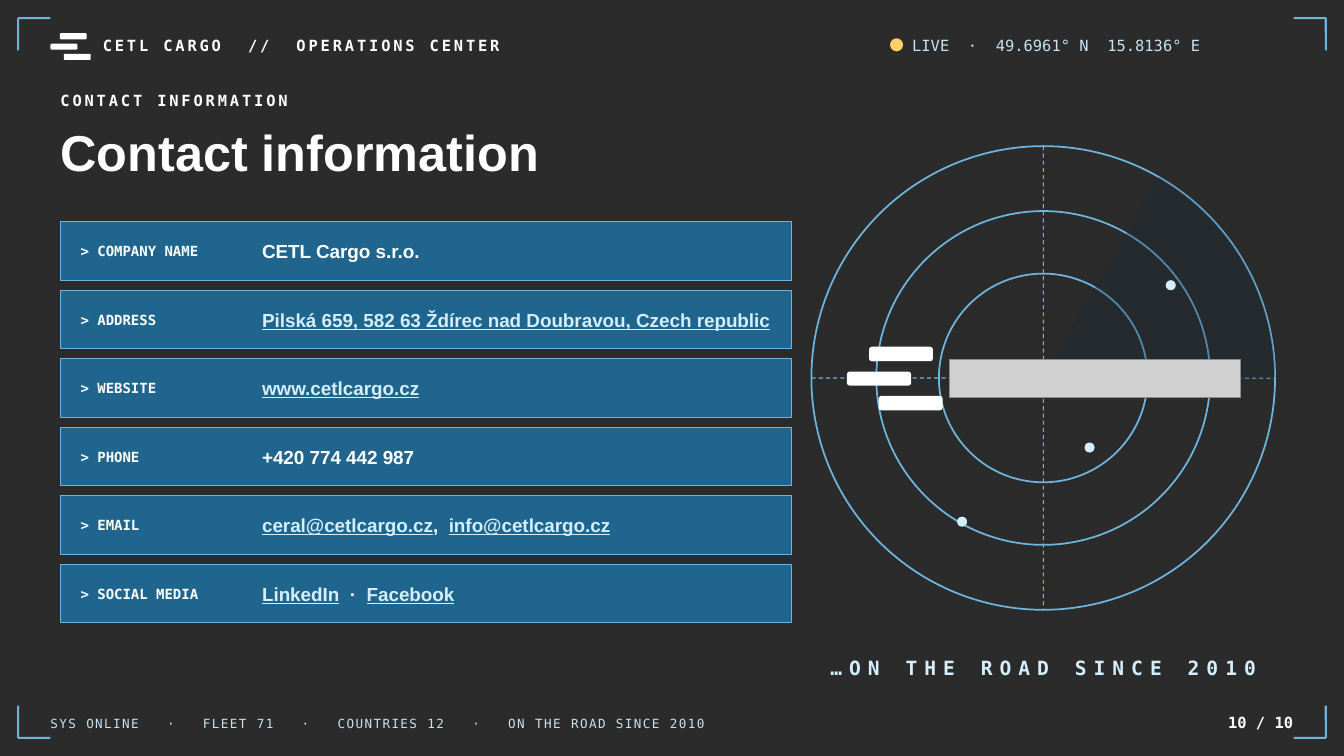
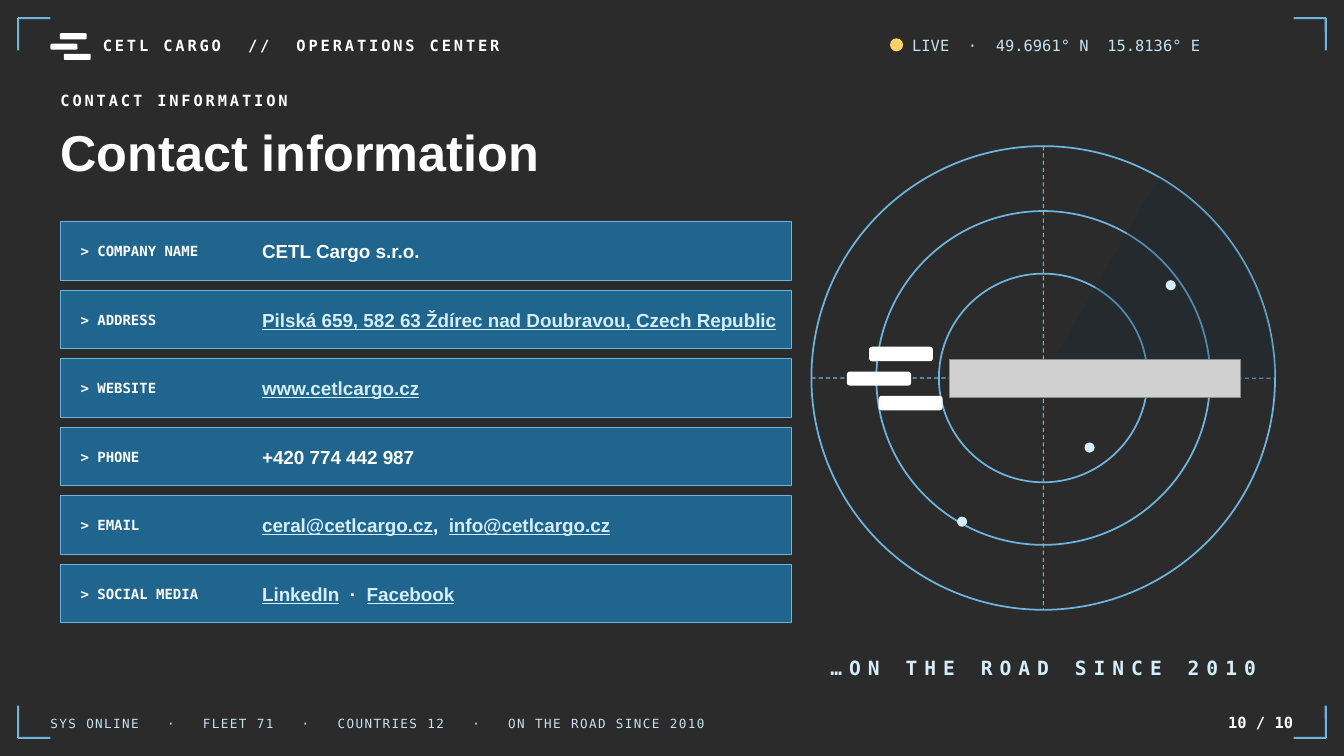
Before and after one commit to Jakub709/cetl_rozcestnik, a slide deck: slide 10 of ke-stazeni/prezentace/CETL_CARGO_puvodni_obsah_svetle_modra.pptx. Drawn at 1344x756 pixels with LibreOffice and Linux fonts; fonts in the diff are those of the drawing; grey boxes stand for pictures; background and template pictures are left out; a plain dark background stands for a picture behind light text. Boxes give left, top, right and bottom in pixels: in the first picture for what was removed or moved away, otherwise in the second. Text is boxed around its words. In the diff, an @@ line names an element or a change of style, - is before the commit and + after.

```diff
--- a/ke-stazeni/prezentace/CETL_CARGO_puvodni_obsah_svetle_modra.pptx
+++ b/ke-stazeni/prezentace/CETL_CARGO_puvodni_obsah_svetle_modra.pptx
@@ text at box(262, 312, 776, 331): text changed @@
-Pilská 659, 582 63 Ždírec nad Doubravou, Czech republic
+Pilská 659, 582 63 Ždírec nad Doubravou, Czech Republic
```
Also in this commit, not shown: 3 other files.
